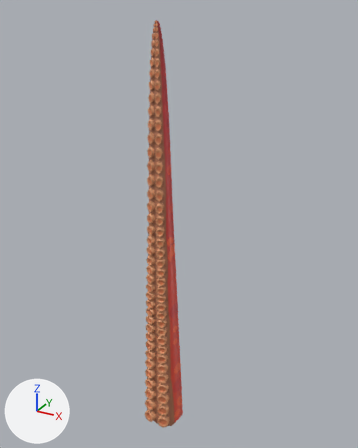
The FBX model Assets/3D/Tentacle.fbx as it was, and as the next commit left it.
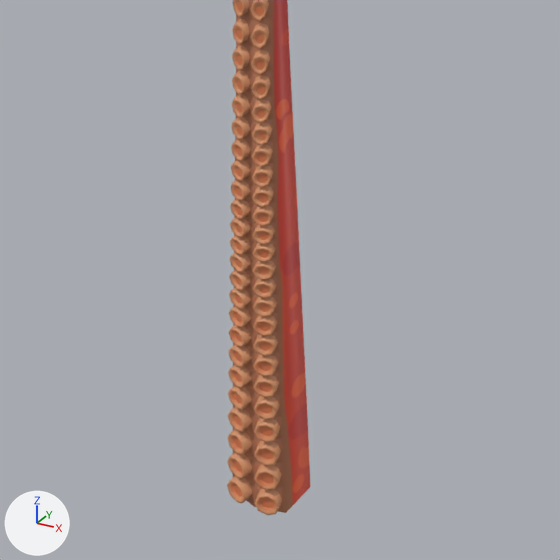
There are two pictures of each version: one whole from a 50 mm lens placed at (9.85, -16.3, 18.83), pointed at (-0.03, 1.67, 9.85), one close up on the part from 11% to 83% of the width and 43% to 100% of the height. The lights are fixed; the arrows at lower left show +X, +Y and +Z. Where no turn or scale is listed for an object, it has been applied to the vertices.

Names of what the first close-up shows: 'Tentacle'.
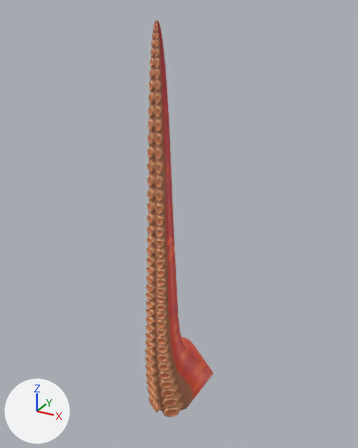
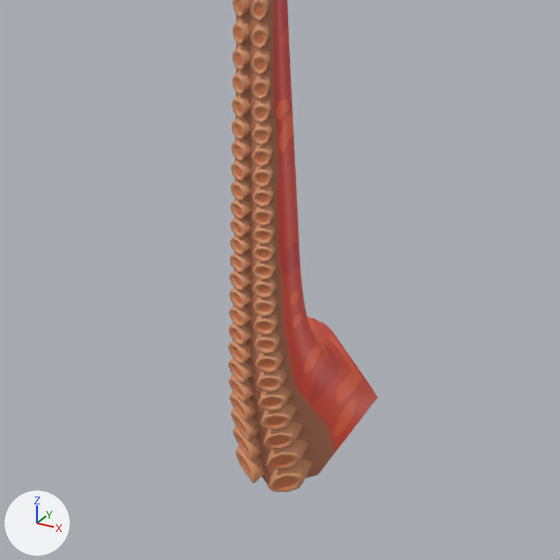
What differs and where, as boxes [x1, y1, x2, y2] in the close-ups (560 x 560 px; the box of a moved part takes in the faces that stretch with it):
'Tentacle', reshaped
    before: [227, 0, 310, 515]
    after: [228, 0, 378, 492]
part 1 of me_cylinder_007, moved or reshaped
    before: [227, 287, 310, 515]
    after: [228, 284, 378, 492]

The change in detail:
me_cylinder_007 is used by ob_tentacle; location (0.0, 0.0, 0.23).
me_cylinder_007 had 3129 vertices, 2968 faces and spanned x -0.8..0.8, y -0.8..1.0, z -0.2..18.1.
me_cylinder_007 now has 3129 vertices, 2968 faces and spans x -1.8..1.7, y -0.7..3.5, z -0.2..18.1.
me_cylinder_007 part 1: 556 of 3129 vertices moved; they spanned x -0.8..0.8, y -0.8..1.0, z -0.2..5.3 and now span x -1.8..1.7, y -0.6..3.5, z -0.2..5.4; mean shift (0.0, 0.4, 0.2); largest move (0.0, 1.0, -0.2) -> (0.0, 3.5, 1.6).
